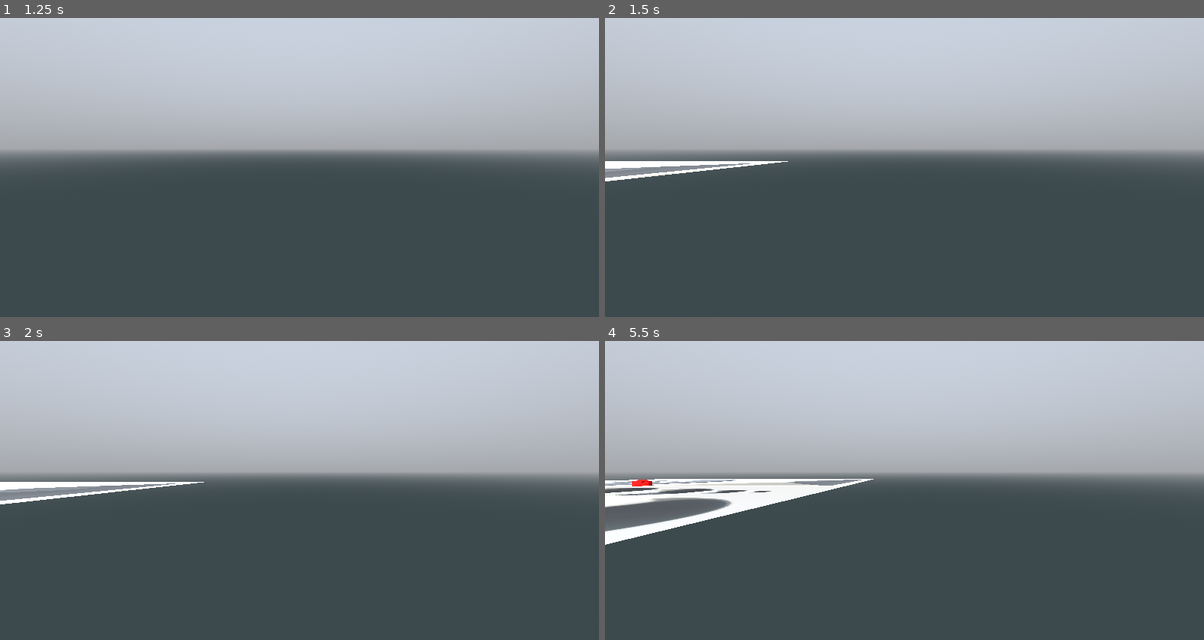
Above: before the commit, frames 1-4 (two rows, left to right).
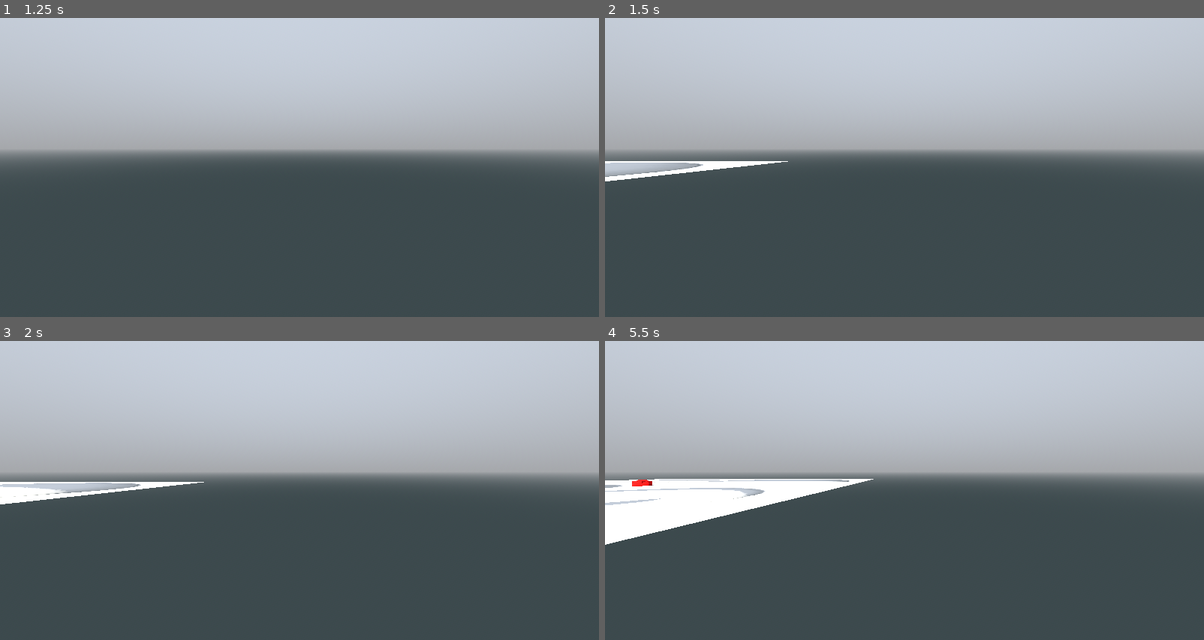
Above: after the commit, the same moments.

Repository: pixerhp/Hatchetflair
Game: Godot game, scene res://topscenes/gameplay_topscene.tscn
Same seed, same stepped clock (60 frames per second), same inputs: the game is played once before the commit and once after it.
Inputs (mouse positions are in pixels of both pictures, inside the frame that each line leads up to):
- Up to frame 1 (1.25 s): tap Enter at 0.5 s; move the mouse to (431, 131) at 0.52 s; hold D (move_right) from 0.53 s (still down); hold Shift (speed_faster) from 0.53 s (still down); click (431, 131) at 0.67 s
- Up to frame 2 (1.5 s): tap Space (move_jump_up) at 1.25 s; move the mouse to (784, 164) at 1.27 s; release D (move_right) at 1.28 s; release Shift (speed_faster) at 1.28 s; hold S (move_backwards) from 1.28 s (still down); tap Ctrl (speed_slower) at 1.35 s
- Up to frame 3 (2 s): keep holding S (move_backwards)
- Up to frame 4 (5.5 s): move the mouse to (964, 397) at 2.02 s; release S (move_backwards) at 2.03 s; hold D (move_right) 2.03-2.78 s; hold Shift (speed_faster) 2.03-2.78 s; move the mouse to (874, 538) at 2.77 s; hold W (move_forwards) 2.78-3.53 s; tap Ctrl (speed_slower) at 2.85, 4.35 s; click (874, 538) at 2.92 s; tap Enter at 3.5 s; move the mouse to (1084, 523) at 3.52 s; hold Shift (speed_faster) 3.53-4.28 s; hold A (move_left) 3.53-5.03 s; move the mouse to (724, 421) at 4.27 s; move the mouse to (934, 472) at 5.02 s; hold S (move_backwards) from 5.03 s (still down); hold Shift (speed_faster) from 5.03 s (still down); click (934, 472) at 5.17 s

Frame 1 is identical in both runs. In frame 2, 0.6% of the frame differs, in the area x 0-25%, y 48-55%; in frame 3, 0.8%; in frame 4, 2.4%, in the area x 0-43%, y 46-64%.

Commit message:
Fix normal map direction interpretation

Diff:
--- a/assets/substance_rendering/subst_shader.gdshader
+++ b/assets/substance_rendering/subst_shader.gdshader
@@ -13,8 +13,8 @@
 	vec4 color = texture(albedo_textures, vec3(UV.xy, 0));
 	ALPHA = color.a;
 	ALBEDO = color.rgb;
-	NORMAL_MAP = texture(normal_map_textures, vec3(UV.xy, 1)).rgb;
-	vec4 special = texture(specials_textures, vec3(UV.xy, 1));
+	NORMAL_MAP = texture(normal_map_textures, vec3(-UV.xy, 3)).rgb;
+	vec4 special = texture(specials_textures, vec3(UV.xy, 0));
 	METALLIC = special.r;
 	ROUGHNESS = special.g;
 }
--- a/scripts/tchunks_manager.gd
+++ b/scripts/tchunks_manager.gd
@@ -271,8 +271,8 @@
 		Vector3(0,1,0), Vector3(0,1,0), Vector3(0,1,0),
 	])
 	mesh_surface[Mesh.ARRAY_TEX_UV] = PackedVector2Array([
-		Vector2(0,0), Vector2(0,1), Vector2(1,0),
-		Vector2(1,1), Vector2(1,0), Vector2(0,1),
+		Vector2(0,1), Vector2(0,0), Vector2(1,1),
+		Vector2(1,0), Vector2(1,1), Vector2(0,0),
 	])
 	mesh_surface[Mesh.ARRAY_CUSTOM0] = PackedByteArray([
 		0b00000000, 0b00000000, 0b00000000, 0b00000000,
Binary file added: assets/substance_rendering/normals/norm_test2.png
Not shown, added: assets/substance_rendering/normals/norm_test2.png.import
Binary file added: assets/substance_rendering/normals/norm_test3.png
Not shown, added: assets/substance_rendering/normals/norm_test3.png.import
